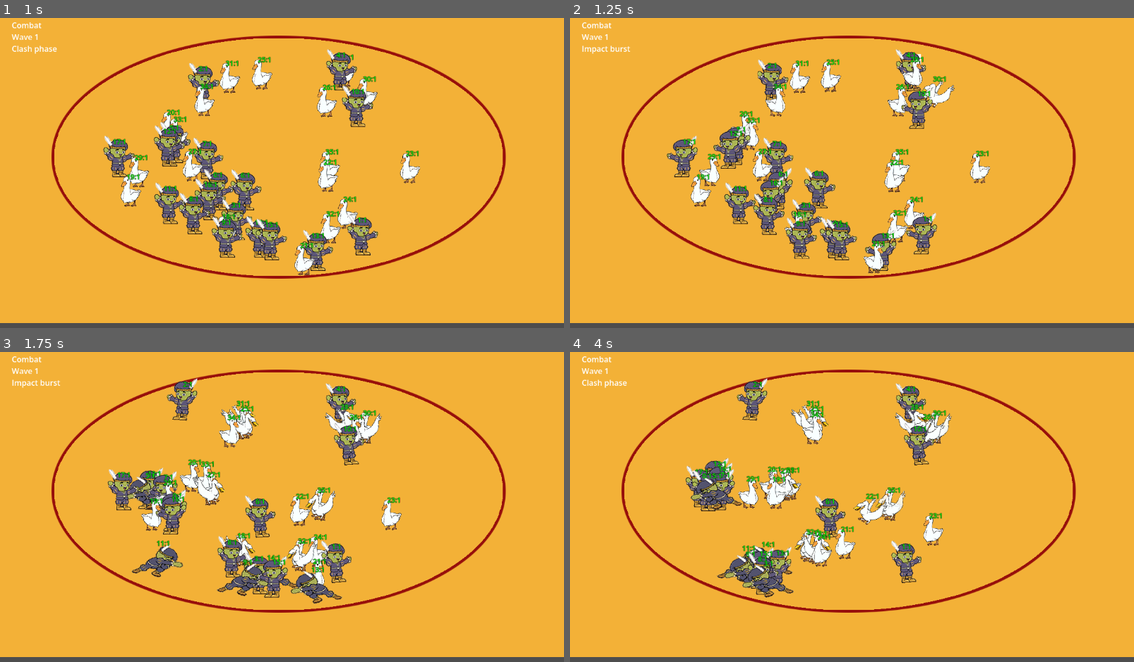
Above: before the commit, frames 1-4 (two rows, left to right).
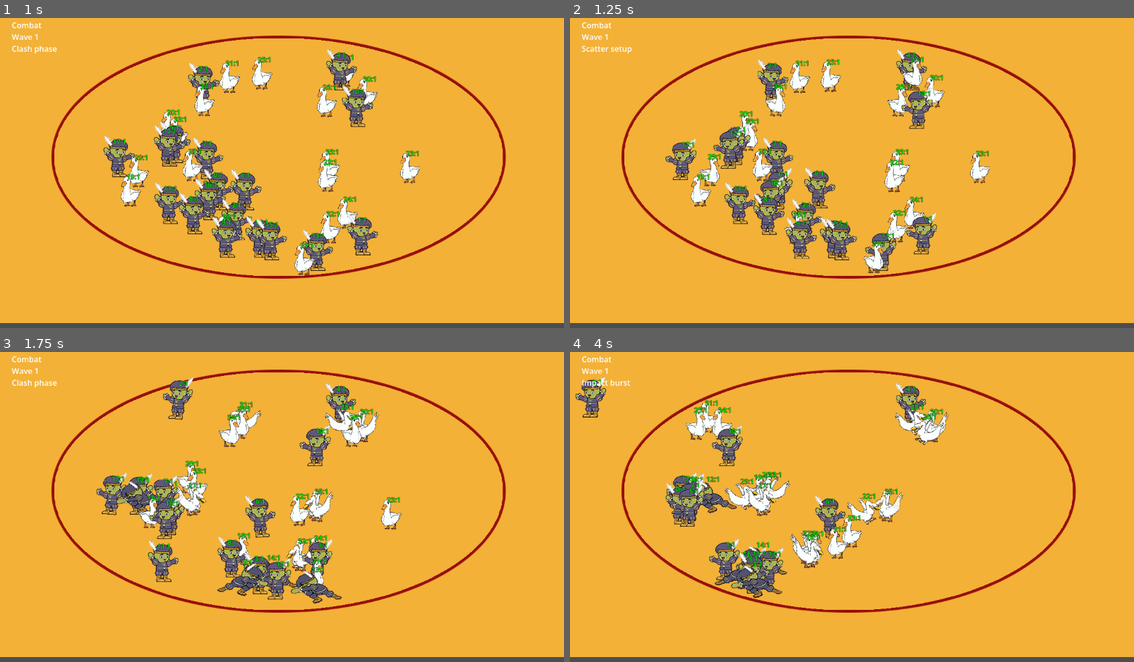
Above: after the commit, the same moments.

Repository: changingzhao-cpu/demo
Game: Godot game, scene res://scenes/main/main_scene.tscn
Same seed, same stepped clock (60 frames per second), same inputs: the game is played once before the commit and once after it.
Inputs (mouse positions are in pixels of both pictures, inside the frame that each line leads up to):
- Up to frame 1 (1 s): tap Enter at 0.5, 0.6 s; move the mouse to (406, 154) at 0.52 s; click (406, 154) at 0.67 s
- Up to frame 2 (1.25 s): no input
- Up to frame 3 (1.75 s): move the mouse to (169, 519) at 1.27 s; tap Keypad Enter at 1.35 s; click (169, 519) at 1.42 s
- Up to frame 4 (4 s): move the mouse to (908, 435) at 2.02 s; tap Enter at 2.1, 3.6 s; click (908, 435) at 2.17 s; move the mouse to (823, 565) at 2.77 s; tap Keypad Enter at 2.85 s; click (823, 565) at 2.92 s; move the mouse to (1021, 550) at 3.52 s; click (1021, 550) at 3.67 s

Frame 1 is identical in both runs. In frame 2, 1.2% of the frame differs, in the area x 2-69%, y 8-55%; in frame 3, 7.3%; in frame 4, 9.7%, in the area x 0-68%, y 7-80%.

Commit message:
tune: reduce unit radius
Set unit collision radius to 0.6 for combat spacing evaluation.

Co-Authored-By: Claude Sonnet 4.6 (1M context) <noreply@anthropic.com>

Diff:
--- a/scripts/battle/battle_controller.gd
+++ b/scripts/battle/battle_controller.gd
@@ -862,7 +862,7 @@
 		_entity_store.attack_interval[entity_id] = 0.5
 		_entity_store.attack_cd[entity_id] = _rng.randf_range(0.0, 0.12)
 		_entity_store.move_speed[entity_id] = _rng.randf_range(5.6, 6.4)
-		_entity_store.radius[entity_id] = 0.72
+		_entity_store.radius[entity_id] = 0.6
 		var spawn_position := _get_spawn_position(index, team_id, own_positions, other_positions)
 		own_positions.append(spawn_position)
 		_entity_store.position_x[entity_id] = spawn_position.x
